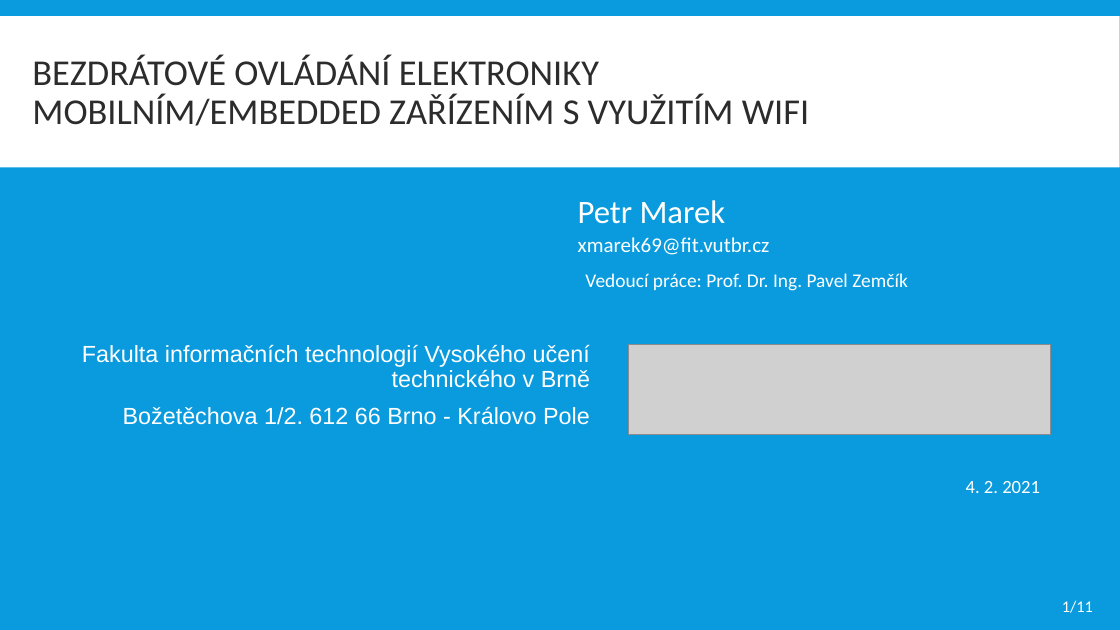
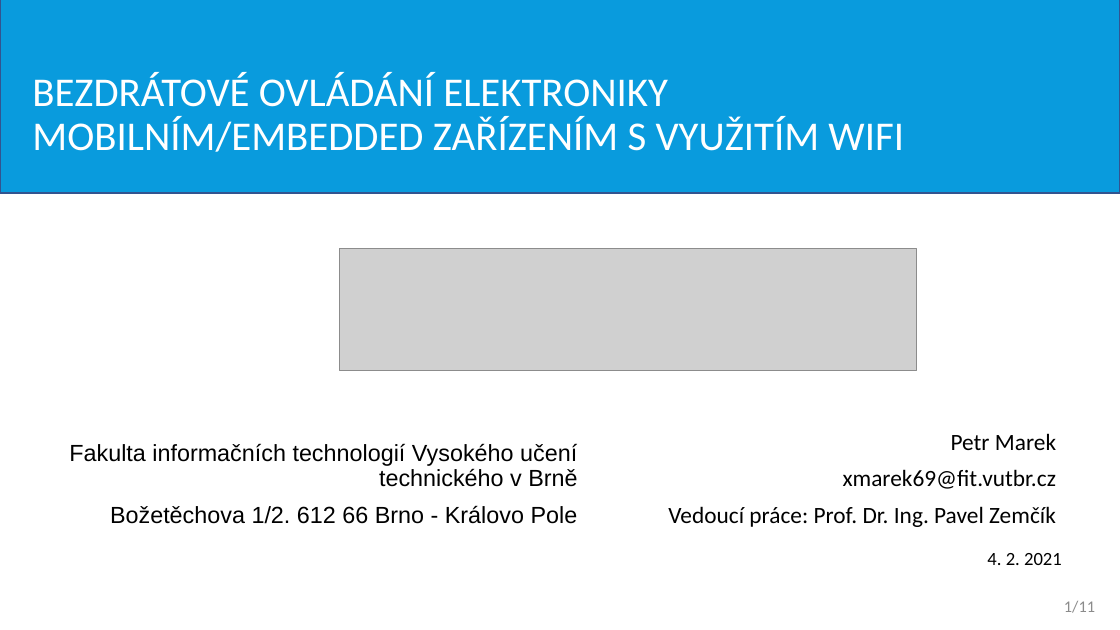
Before and after one commit to dinoq/RPi-Smart-Home, a slide deck: slide 1 of BP/Obhajoba BP/2021/ITT prezentace.pptx. Drawn at 1120x630 pixels with LibreOffice and Linux fonts; fonts in the diff are those of the drawing; grey boxes stand for pictures. Boxes give left, top, right and bottom in pixels: in the first picture for what was removed or moved away, otherwise in the second. Text is boxed around its words. In the diff, an @@ line names an element or a change of style, - is before the commit and + after.

```diff
--- a/BP/Obhajoba BP/2021/ITT prezentace.pptx
+++ b/BP/Obhajoba BP/2021/ITT prezentace.pptx
@@ background #099BDD to #FFFFFF @@
@@ rectangle removed at box(0, 16, 1120, 167) @@
@@ rectangle added at box(0, 0, 1120, 192), fill #099BDD, outline #325491 1 pt @@
@@ text "BEZDRÁTOVÉ OVLÁDÁNÍ ELEKTRONIKY MOBILNÍM/EMBEDDED ZAŘÍZENÍM ..." at box(32, 72, 904, 152): size 31.2 to 35 pt, text colour #2C2C2C to #FFFFFF @@
@@ text removed at box(578, 200, 726, 224) @@
-Petr Marek
@@ text removed at box(578, 237, 770, 255) @@
-xmarek69@fit.vutbr.cz
@@ picture: place and size @@
-picture at box(629, 344, 1051, 434)
+picture at box(339, 248, 917, 371)
@@ text "Fakulta informačních technologií Vysokého učení ..." at box(69, 443, 578, 524): text colour #FFFFFF to #000000 @@
@@ text "Fakulta informačních technologií Vysokého učení ...": place and size @@
-text "Fakulta informačních technologií Vysokého učení ..." at box(82, 344, 590, 425)
+text "Fakulta informačních technologií Vysokého učení ..." at box(69, 443, 578, 524)
@@ text "Petr Marek": place and size @@
-text "Petr Marek" at box(585, 273, 908, 291)
+text "Petr Marek" at box(668, 433, 1056, 527)
@@ text at box(843, 433, 1056, 489): paragraphs added @@
+Petr Marek
+xmarek69@fit.vutbr.cz
@@ text at box(668, 506, 1056, 527): size 16.6 to 20 pt, text colour #FFFFFF to #000000 in "Vedoucí práce: Prof. Dr. Ing. Pavel Zemčík"; alignment centre to right @@
@@ text "4. 2. 2021": place and size @@
-text "4. 2. 2021" at box(966, 481, 1040, 493)
+text "4. 2. 2021" at box(987, 553, 1062, 565)
@@ text "4. 2. 2021" at box(987, 553, 1062, 565): text colour #FFFFFF to #000000 @@
@@ text "1/11" at box(1064, 601, 1095, 613): text colour #FFFFFF to #8C8C8C @@
```
Also in this commit, not shown: 6 other slides changed, 1 slide removed, 3 other files.
